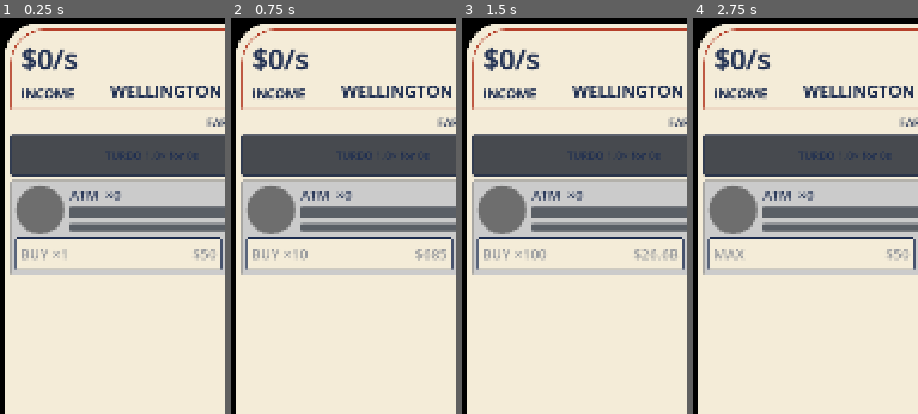
Above: before the commit, frames 1-4 (left to right).
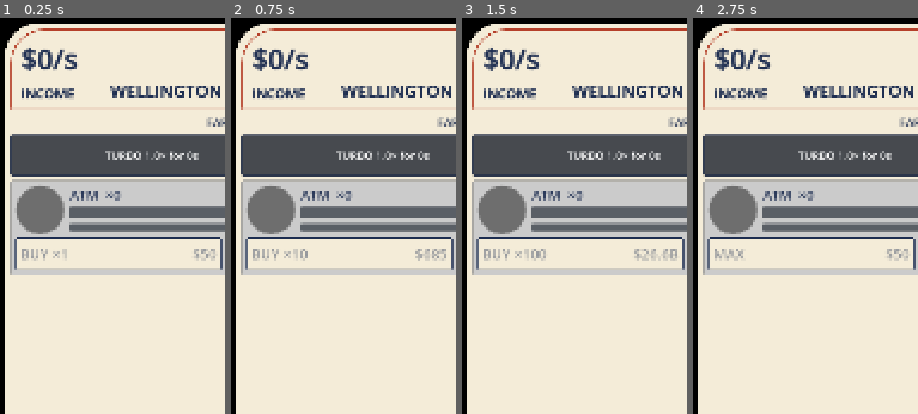
Above: after the commit, the same moments.

Repository: TimGoergen/american-tycoon
Game: Godot game, scene res://Main.tscn
Two runs of this game, one before a commit and one after it. Both use one fixed random seed, a clock stepped at 60 frames per second and the inputs below.
Inputs:
- Up to frame 1 (0.25 s): no input
- Up to frame 2 (0.75 s): click "BUY MODE: ×1" at 0.5 s
- Up to frame 3 (1.5 s): click "BUY MODE: ×10" at 1.25 s
- Up to frame 4 (2.75 s): click "BUY MODE: ×100" at 2 s
The pictures show only the part of the screen within x 0-50%, y 0-50%; the shares and areas given below are measured in that part.

The runs differ from the first frame. In frame 1, 0.5% of the frame differs, in the area x 46-89%, y 33-36%; in frame 2, 0.5%; in frame 3, 0.5%; in frame 4, 0.5%.

Commit message:
ui: TURBO button label in white text
Co-Authored-By: Claude Opus 4.8 <noreply@anthropic.com>

Diff:
--- a/game/scripts/ui/FrenzyBar.gd
+++ b/game/scripts/ui/FrenzyBar.gd
@@ -55,12 +55,12 @@
 	_button.add_theme_stylebox_override("hover", label_padding)
 	_button.add_theme_stylebox_override("pressed", label_padding)
 	_button.add_theme_stylebox_override("focus", StyleBoxEmpty.new())
-	_button.add_theme_color_override("font_color", UiPalette.NAVY)
-	_button.add_theme_color_override("font_hover_color", UiPalette.NAVY)
-	_button.add_theme_color_override("font_pressed_color", UiPalette.INK_NAVY)
-	# Disabled is the common state (can't pop until charged) — keep the label dark and
-	# readable rather than the default greyed-out wash.
-	_button.add_theme_color_override("font_disabled_color", UiPalette.NAVY)
+	# White TURBO label in every state (Tim, 2026-06-23). Disabled is the common state
+	# (can't pop until charged), so it too stays white rather than the default greyed wash.
+	_button.add_theme_color_override("font_color", Color.WHITE)
+	_button.add_theme_color_override("font_hover_color", Color.WHITE)
+	_button.add_theme_color_override("font_pressed_color", Color.WHITE)
+	_button.add_theme_color_override("font_disabled_color", Color.WHITE)
 	_button.pressed.connect(func() -> void: pop_requested.emit())
 	add_child(_button)
 
